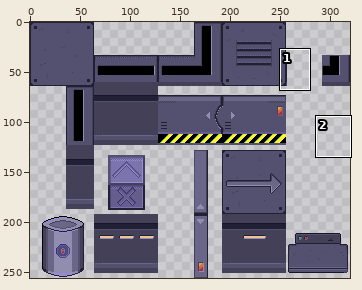
File history of a sprite sheet, assets/tileset-scifi.png. The first picture is a wide view before the edit; the outline marks the close-up.
Close-up. Before:
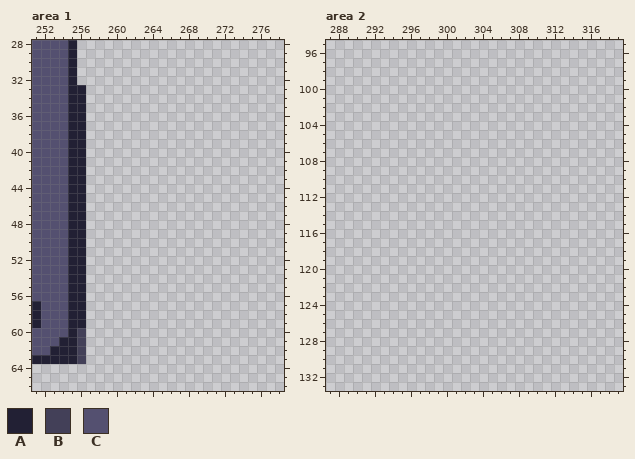
The file is 320x256 pixels. Shown: area 1: x 251..278, y 28..66; area 2: x 287..319, y 95..133.
Palette (. is transparent): A #222034  B #434058  C #545070
Pixels before, area 1, first column x 251:
28 CCCCA.
29 CCCCA.
30 CCCCA.
31 CCCCA.
32 CCCCA.
33 CCCCAA
34 CCCCAA
35 CCCCAA
36 CCCCAA
37 CCCCAA
38 CCCCAA
39 CCCCAA
40 CCCCAA
41 CCCCAA
42 CCCCAA
43 CCCCAA
44 CCCCAA
45 CCCCAA
46 CCCCAA
47 CCCCAA
48 CCCCAA
49 CCCCAA
50 CCCCAA
51 CCCCAA
52 CCCCAA
53 CCCCAA
54 CCCCAA
55 CCCCAA
56 CCCCAA
57 ACCCAA
58 ACCCAA
59 ACCCAA
60 CCCCAB
61 CCCAAB
62 CCAAAB
63 AAAAAB
And afterwards:
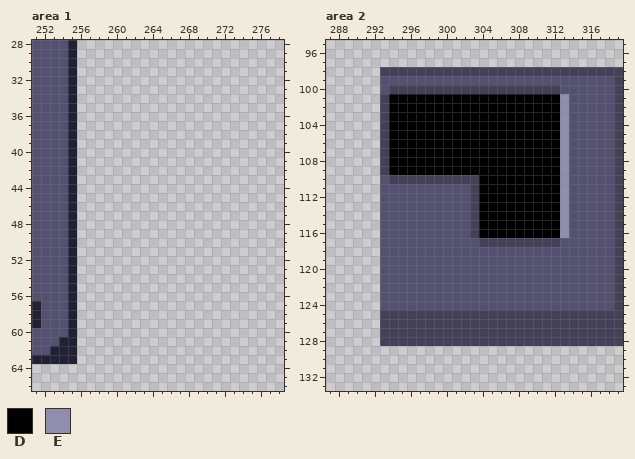
Colours new in this view: D #000000  E #918dae
What changed:
Changed rows in their new state; - is an unchanged pixel.
Area 1:
first column x 256:
33 .
34 .
35 .
36 .
37 .
38 .
39 .
40 .
41 .
42 .
43 .
44 .
45 .
46 .
47 .
48 .
49 .
50 .
51 .
52 .
53 .
54 .
55 .
56 .
57 .
58 .
59 .
60 .
61 .
62 .
63 .
Area 2:
first column x 293:
 98 BBBBBBBBBBBBBBBBBBBBBBBBBBB
 99 CCCCCCCCCCCCCCCCCCCCCCCCCCB
100 CBBBBBBBBBBBBBBBBBBBCCCCCCB
101 BDDDDDDDDDDDDDDDDDDDECCCCCB
102 BDDDDDDDDDDDDDDDDDDDECCCCCB
103 BDDDDDDDDDDDDDDDDDDDECCCCCB
104 BDDDDDDDDDDDDDDDDDDDECCCCCB
105 BDDDDDDDDDDDDDDDDDDDECCCCCB
106 BDDDDDDDDDDDDDDDDDDDECCCCCB
107 BDDDDDDDDDDDDDDDDDDDECCCCCB
108 BDDDDDDDDDDDDDDDDDDDECCCCCB
109 BDDDDDDDDDDDDDDDDDDDECCCCCB
110 CBBBBBBBBBBDDDDDDDDDECCCCCB
111 CCCCCCCCCCBDDDDDDDDDECCCCCB
112 CCCCCCCCCCBDDDDDDDDDECCCCCB
113 CCCCCCCCCCBDDDDDDDDDECCCCCB
114 CCCCCCCCCCBDDDDDDDDDECCCCCB
115 CCCCCCCCCCBDDDDDDDDDECCCCCB
116 CCCCCCCCCCBDDDDDDDDDECCCCCB
117 CCCCCCCCCCCBBBBBBBBBCCCCCCB
118 CCCCCCCCCCCCCCCCCCCCCCCCCCB
119 CCCCCCCCCCCCCCCCCCCCCCCCCCB
120 CCCCCCCCCCCCCCCCCCCCCCCCCCB
121 CCCCCCCCCCCCCCCCCCCCCCCCCCB
122 CCCCCCCCCCCCCCCCCCCCCCCCCCB
123 CCCCCCCCCCCCCCCCCCCCCCCCCCB
124 CCCCCCCCCCCCCCCCCCCCCCCCCCB
125 BBBBBBBBBBBBBBBBBBBBBBBBBBB
126 BBBBBBBBBBBBBBBBBBBBBBBBBBB
127 BBBBBBBBBBBBBBBBBBBBBBBBBBB
128 BBBBBBBBBBBBBBBBBBBBBBBBBBB
Changed places in both close-ups, as pixel boxes (x1, y1, x2, y2):
erased: (77, 85, 86, 364)
added: (380, 67, 623, 346)
